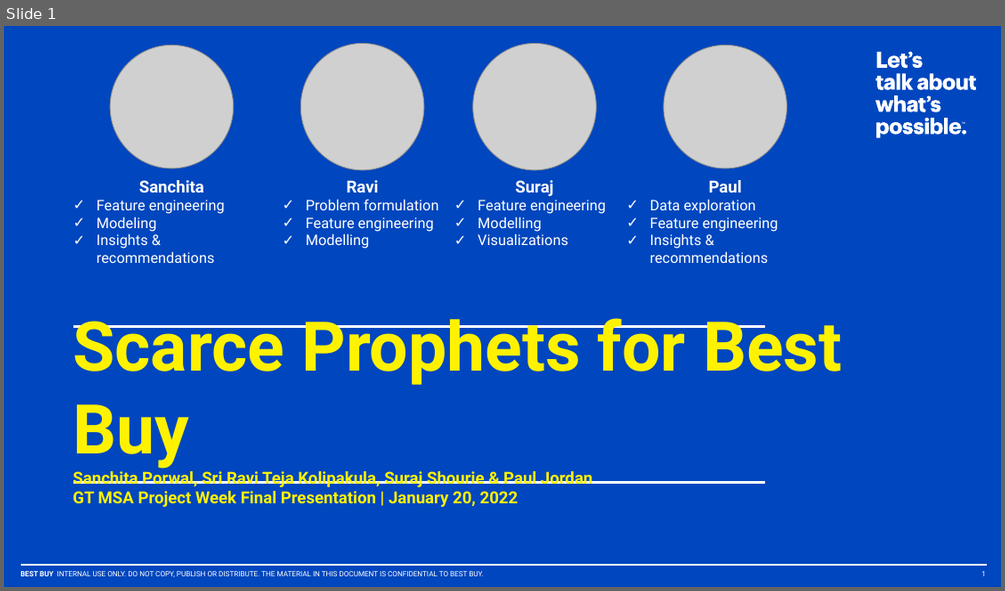
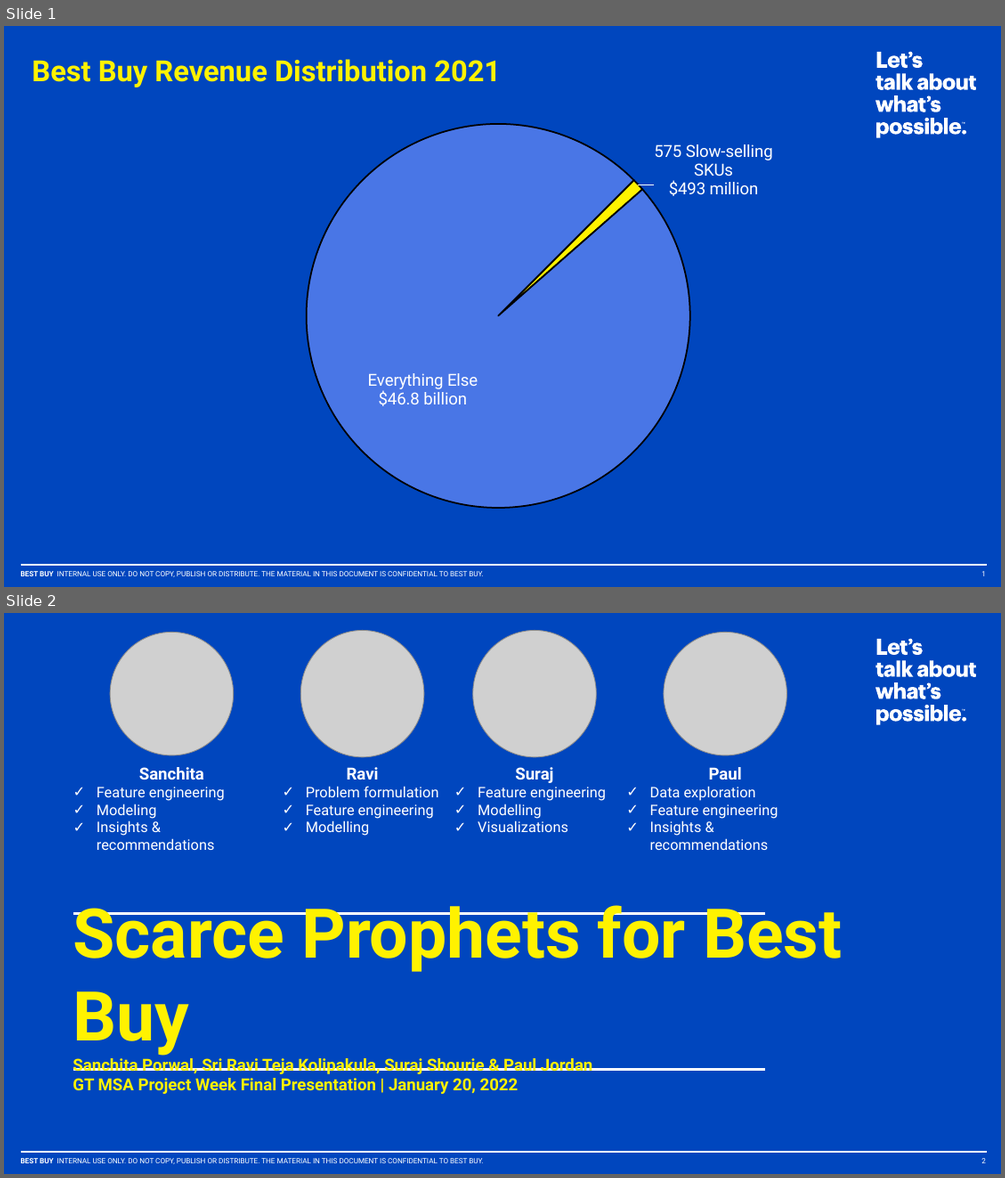
Before and after one commit to Sanchita-P/bestbuy, a slide deck: Scarce_Prophets-Presentation.pptx. Shown one above the other, each under a label of ours: slide 1 before the commit, slides 1 and 2 after it. The pictures are 1005x591 and 1005x1178 pixels, drawn with LibreOffice and Linux fonts; fonts in the diff are those of the drawing; grey boxes stand for pictures; background and template pictures are left out. Boxes give left, top, right and bottom in pixels: in the first picture for what was removed or moved away, otherwise in the second. Text is boxed around its words. In the diff, an @@ line names an element or a change of style, - is before the commit and + after.

```diff
--- a/Scarce_Prophets-Presentation.pptx
+++ b/Scarce_Prophets-Presentation.pptx
@@ slide 1 added at (x1=4, y1=26, x2=1001, y2=587), background #0046BE; not listed: 32 template elements that a slide beside it also shows @@
@@ text added at (x1=32, y1=59, x2=501, y2=87), 28 pt, text #FFF200, bold @@
+Best Buy Revenue Distribution 2021
@@ pie chart added at (x1=170, y1=85, x2=834, y2=529) @@
+categories: 575 Slow-selling SKUs, Everything Else
+Series 1: 493442735, 46768557265
@@ page number added at (x1=981, y1=571, x2=986, y2=576), 7 pt, text #FFFFFF @@
+1
@@ what was slide 1 is now slide 2 @@
@@ page number at (x1=981, y1=1158, x2=986, y2=1163): text changed @@
-1
+2
```
Also in this commit, not shown: 2 slides changed.
